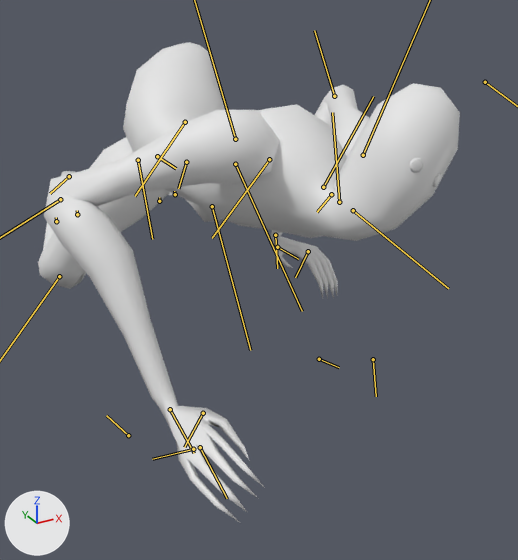
An edit to the FBX model GGJ2021_Team_G/Assets/little_bitch/Little_bitch_01.FBX, drawn before and after from the same camera.
Both versions are drawn from a 50 mm camera at (-12.1, -41.0, 12.9) aimed at (1.8, -15.8, 0.3). The lights are fixed; the arrows at lower left show +X, +Y and +Z. Both versions are drawn at frame 341 of the action 'Take 001'; the numbers are the values there. The bones that bend it are drawn over the model as lines.
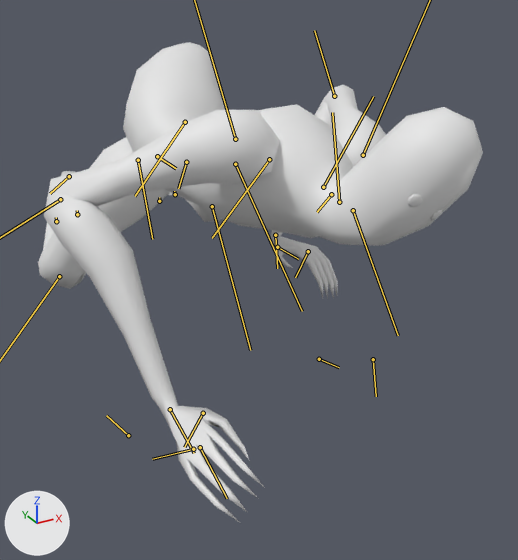
Where the change shows, as pixel boxes (x1, y1, x2, y2) in the pictures (518 x 560 px):
'Sphere001', posed
    before: (38, 42, 460, 523)
    after: (38, 42, 483, 523)
'Sphere004', posed (12% wider, 10% shorter)
    before: (410, 158, 441, 187)
    after: (407, 194, 442, 220)
bone 'Bip001 Head', root to tip
    before: (353, 210) to (448, 288)
    after: (353, 210) to (398, 335)

The edits, one by one:
Bone 'Bip001 Head' (bone_bip001_head) turns from (-3, 10, -83) to (1, 10, -59) degrees about its own x, y and z.
